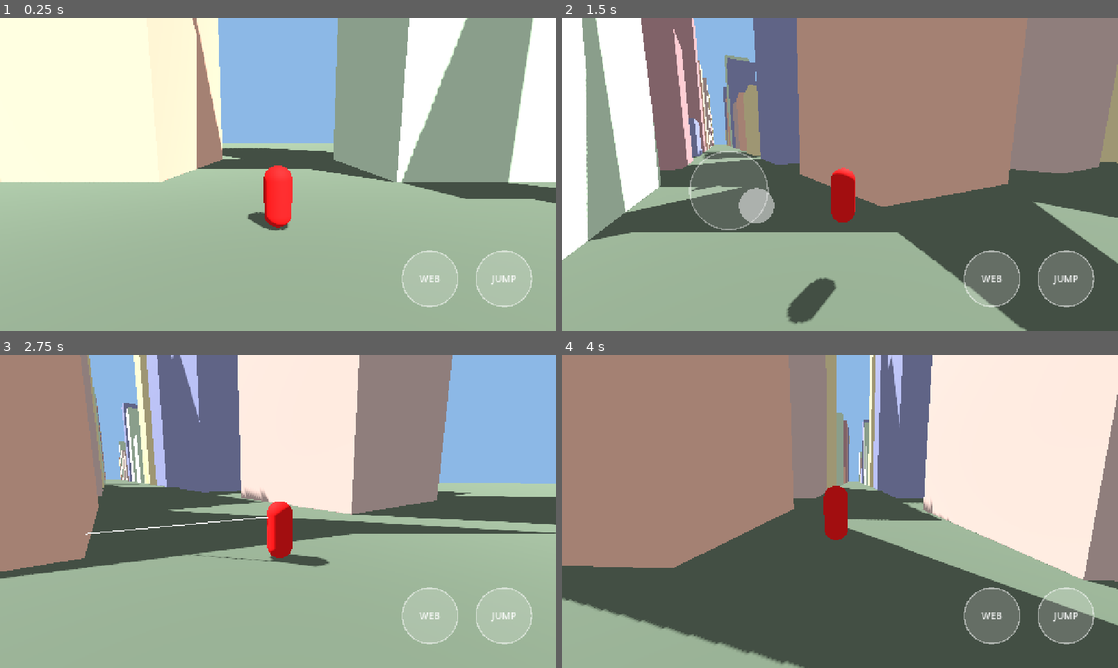
Above: before the commit, frames 1-4 (two rows, left to right).
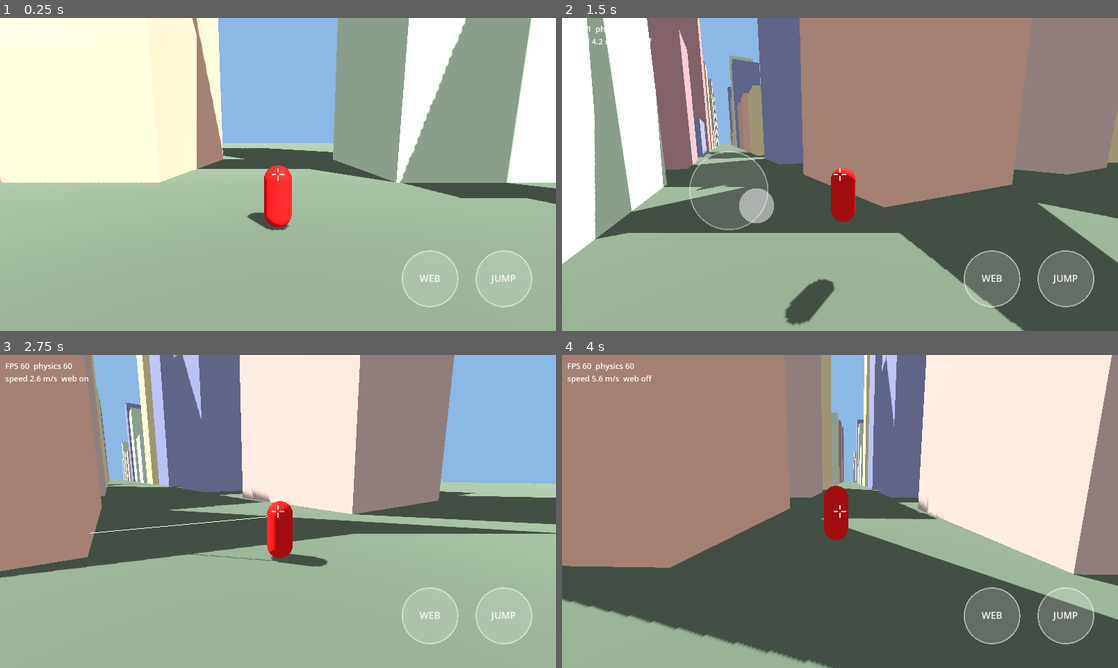
Above: after the commit, the same moments.

Repository: teiamotx/spider
Game: Godot game, scene res://scenes/main.tscn
Two runs of this game, one before a commit and one after it. Both use one fixed random seed, a clock stepped at 60 frames per second and the inputs below.
Inputs (mouse positions are in pixels of both pictures, inside the frame that each line leads up to):
- Up to frame 1 (0.25 s): no input
- Up to frame 2 (1.5 s): move the mouse to (962, 158) at 0.52 s; hold D 0.53-1.25 s; tap E at 0.6 s; click (962, 158) at 0.67 s; tap Space at 0.77 s; drag from (728, 190) to (812, 237) at 1.27 s
- Up to frame 3 (2.75 s): move the mouse to (333, 442) at 2.02 s; hold D from 2.03 s (still down); tap E at 2.1 s; click (333, 442) at 2.17 s
- Up to frame 4 (4 s): release D at 2.75 s; drag from (812, 574) to (673, 464) at 2.77 s; move the mouse to (1006, 558) at 3.52 s; hold A from 3.53 s (still down); tap E at 3.6 s; click (1006, 558) at 3.67 s; tap Space at 3.77 s

The runs differ from the first frame. In frame 1, 1.2% of the frame differs, in the area x 0-100%, y 0-93%; in frame 2, 6.7%; in frame 3, 3.8%; in frame 4, 6.8%, in the area x 0-100%, y 0-100%.

Commit message:
Add on-screen FPS readout, viewport stretch, and physics interpolation

Diff:
--- a/project.godot
+++ b/project.godot
@@ -15,8 +15,14 @@
 window/size/viewport_width=1280
 window/size/viewport_height=720
 window/handheld/orientation=4
-window/stretch/mode="canvas_items"
+; Renders at the 1280x720 design size and scales up, which is much cheaper on high-density phone screens.
+window/stretch/mode="viewport"
 window/stretch/aspect="expand"
+
+[physics]
+
+; Smooths the player and camera on 90 and 120 Hz phone screens.
+common/physics_interpolation=true
 
 [rendering]
 
--- a/scenes/player.tscn
+++ b/scenes/player.tscn
@@ -7,6 +7,7 @@
 [ext_resource type="Script" path="res://scripts/web/web_shooter.gd" id="5_shooter"]
 [ext_resource type="Script" path="res://scripts/web/web_line.gd" id="6_line"]
 [ext_resource type="Script" path="res://scripts/hud/crosshair.gd" id="7_crosshair"]
+[ext_resource type="Script" path="res://scripts/hud/debug_overlay.gd" id="8_debug"]
 
 [sub_resource type="CapsuleShape3D" id="CapsuleShape3D_body"]
 radius = 0.4
@@ -59,3 +60,8 @@
 
 [node name="Crosshair" type="Control" parent="HUD"]
 script = ExtResource("7_crosshair")
+
+[node name="DebugOverlay" type="Label" parent="HUD"]
+theme_override_font_sizes/font_size = 18
+text = "FPS --"
+script = ExtResource("8_debug")
--- /dev/null
+++ b/scripts/hud/debug_overlay.gd
@@ -0,0 +1,22 @@
+class_name DebugOverlay
+extends Label
+## Temporary readout for testing on a phone: frame rate, physics rate, speed, and web state.
+## Remove or hide it before release.
+
+@onready var _body: CharacterBody3D = get_node("../..") as CharacterBody3D
+@onready var _web: WebShooter = get_node("../../WebShooter") as WebShooter
+
+
+func _ready() -> void:
+	mouse_filter = Control.MOUSE_FILTER_IGNORE
+	position = Vector2(12.0, 12.0)
+
+
+func _process(_delta: float) -> void:
+	var web_state: String = "on" if _web.is_attached else "off"
+	text = "FPS %d  physics %d\nspeed %.1f m/s  web %s" % [
+		int(Engine.get_frames_per_second()),
+		Engine.physics_ticks_per_second,
+		_body.velocity.length(),
+		web_state
+	]
Not shown: 1 places in scenes/player.tscn that only renumber resources
